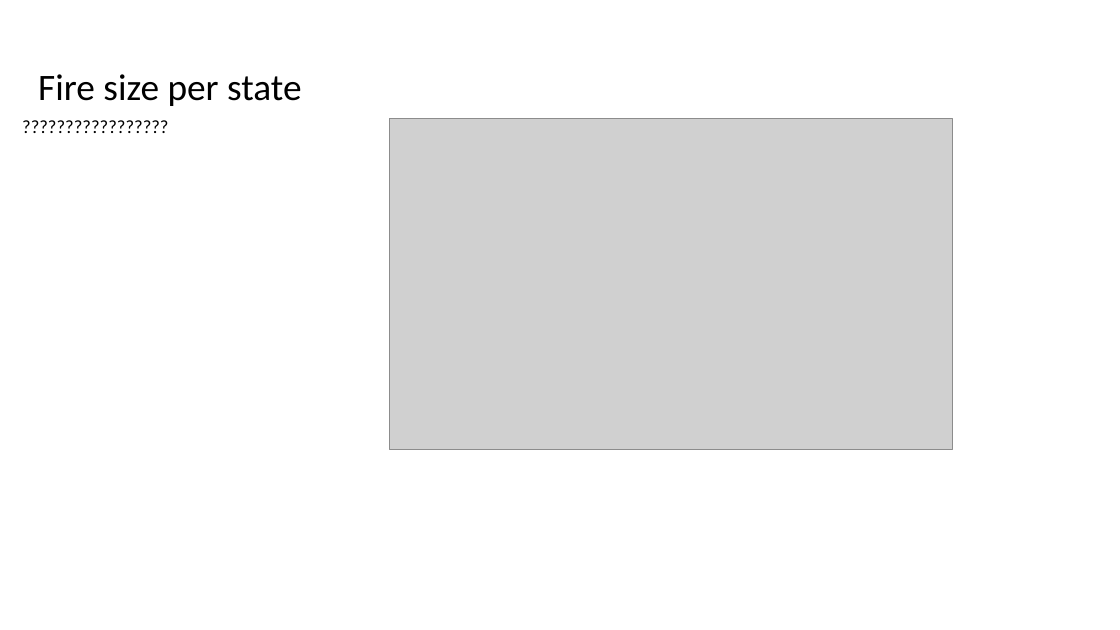
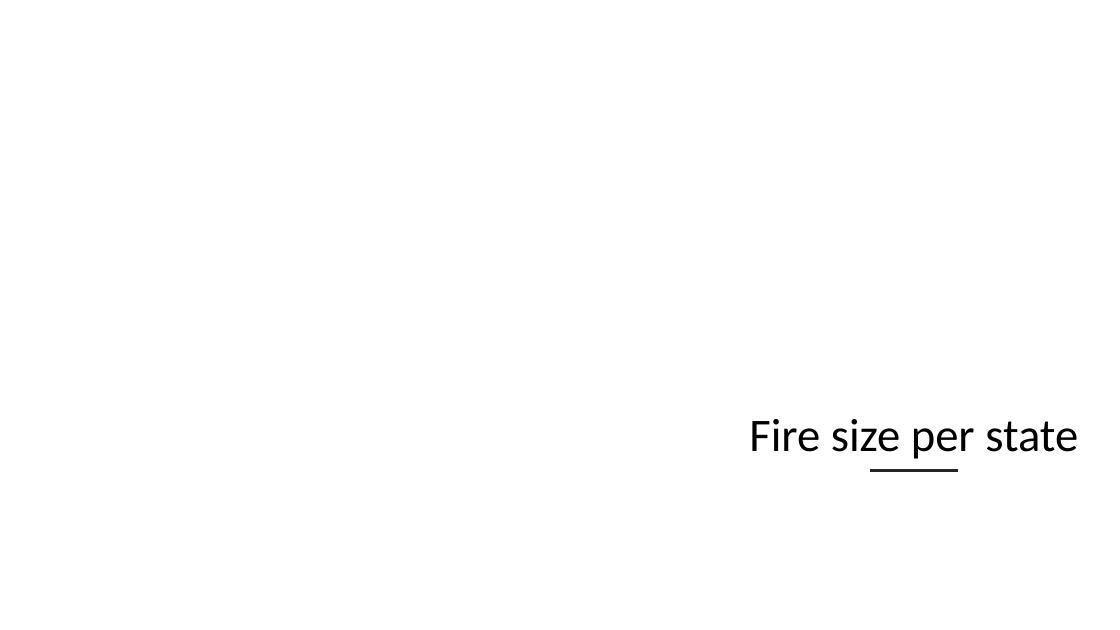
Before and after one commit to ikevina/Project, a slide deck: slide 6 of Areej/Areej presentation.pptx. Drawn at 1120x630 pixels with LibreOffice and Linux fonts; fonts in the diff are those of the drawing; grey boxes stand for pictures; background and template pictures are left out. Boxes give left, top, right and bottom in pixels: in the first picture for what was removed or moved away, otherwise in the second. Text is boxed around its words. In the diff, an @@ line names an element or a change of style, - is before the commit and + after.

```diff
--- a/Areej/Areej presentation.pptx
+++ b/Areej/Areej presentation.pptx
@@ text removed at bbox=[13, 113, 375, 464] @@
-?????????????????
@@ picture removed at bbox=[390, 118, 953, 450] @@
@@ freeform shape added at bbox=[688, 209, 1120, 630], fill #FFFFFF at 70% opacity @@
@@ title "Fire size per state": place and size @@
-title "Fire size per state" at bbox=[38, 74, 301, 106]
+title "Fire size per state" at bbox=[749, 419, 1078, 459]
@@ title "Fire size per state" at bbox=[749, 419, 1078, 459]: size 32 to 40 pt; alignment left to centre @@
@@ line added from (871, 471) to (957, 471), #262626 2 pt @@
```
Also in this commit, not shown: 1 other slide changed.
